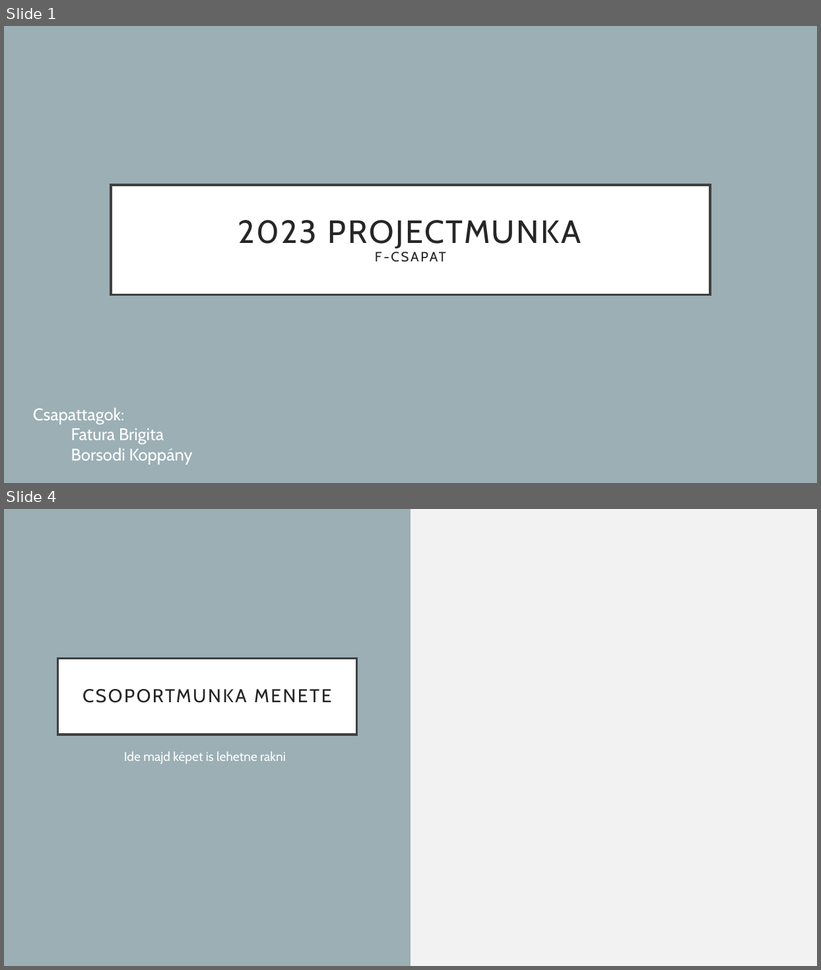
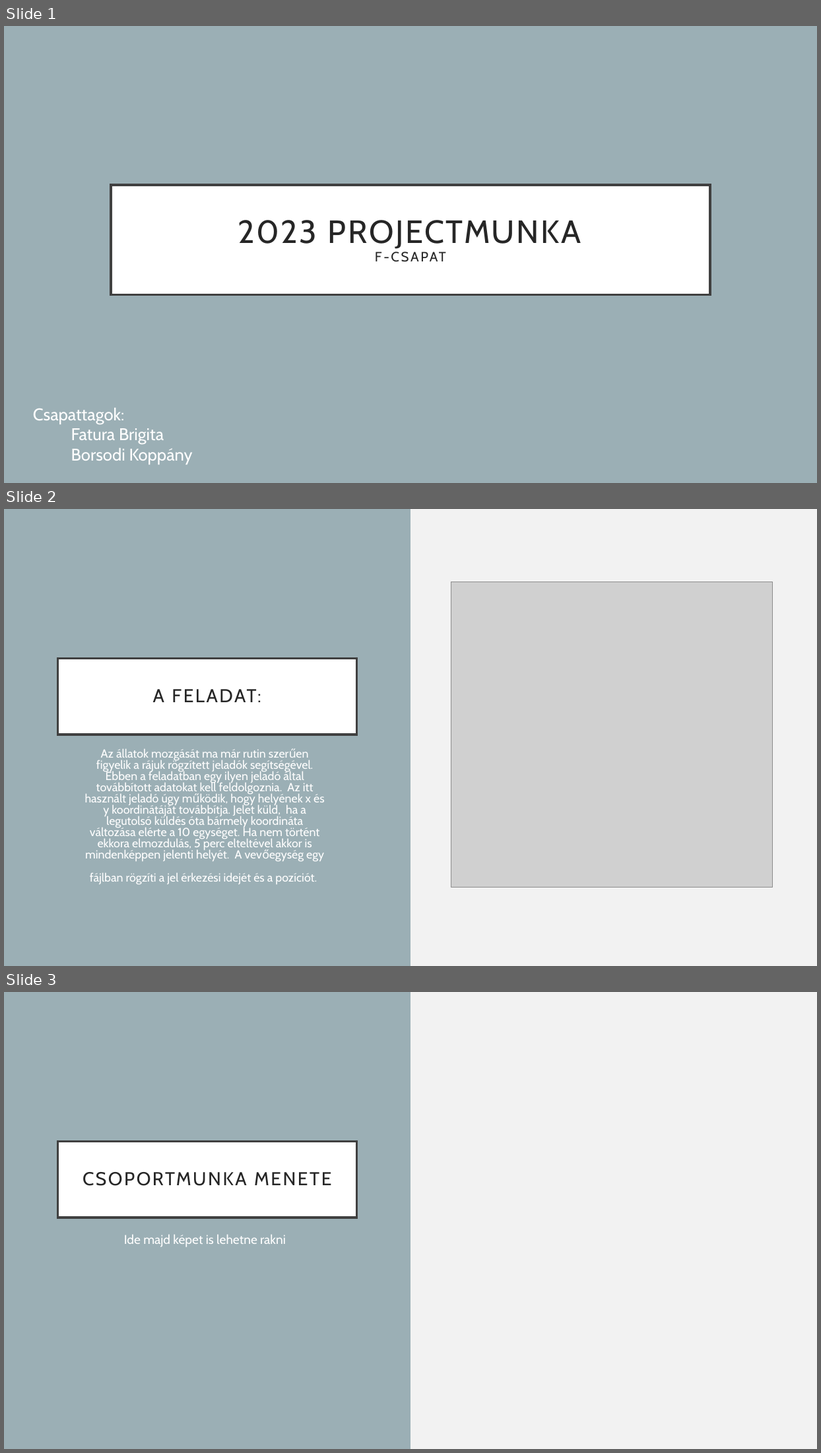
Before and after one commit to fatura-brigitta/Proj1-Jelado-10A_F, a slide deck: Proj1-Jelado-10A_f.pptx. Shown one above the other, each under a label of ours: slides 1 and 4 before the commit, slides 1, 2 and 3 after it; the slides between them are not shown. The pictures are 821x970 and 821x1453 pixels, drawn with LibreOffice and Linux fonts; fonts in the diff are those of the drawing; grey boxes stand for pictures. Boxes give left, top, right and bottom in pixels: in the first picture for what was removed or moved away, otherwise in the second. Text is boxed around its words. In the diff, an @@ line names an element or a change of style, - is before the commit and + after.

Commit message:
5. feladatig megvam

```diff
--- a/Proj1-Jelado-10A_f.pptx
+++ b/Proj1-Jelado-10A_f.pptx
@@ slide 2 added at [4, 509, 817, 966], background #F2F2F2; not listed: 1 template element that a slide beside it also shows @@
@@ picture added at [451, 582, 773, 888] @@
@@ title added at [57, 658, 357, 735], fill #FFFFFF, outline #404040 2.5 pt, 22 pt, text #262626 @@
+A FELADAT:
@@ text added at [85, 749, 325, 885], 13.9 pt, text #FFFFFF @@
+Az állatok mozgását ma már rutin szerűen figyelik a rájuk rögzített jeladók segítségével. Ebben a feladatban egy ilyen jeladó által továbbított adatokat kell feldolgoznia. Az itt használt jeladó úgy működik, hogy helyének x és y koordinátáját továbbítja. Jelet küld, ha a legutolsó küldés óta bármely koordináta változása elérte a 10 egységet. Ha nem történt ekkora elmozdulás, 5 perc elteltével akkor is mindenképpen jelenti helyét. A vevőegység egy
+fájlban rögzíti a jel érkezési idejét és a pozíciót.
@@ what was slide 4 is now slide 3 @@
```
Also in this commit, not shown: 2 other slides added, 4 slides removed.
